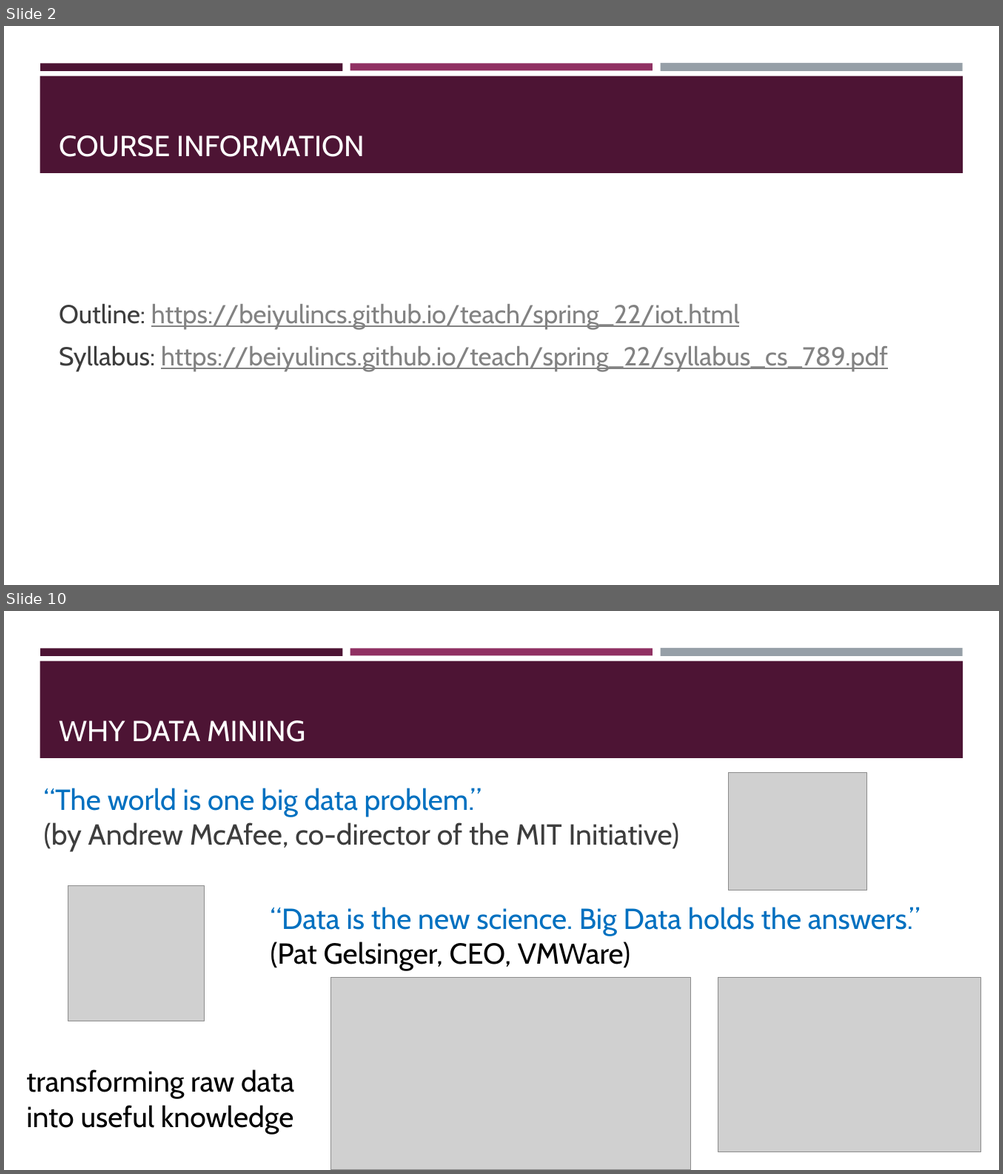
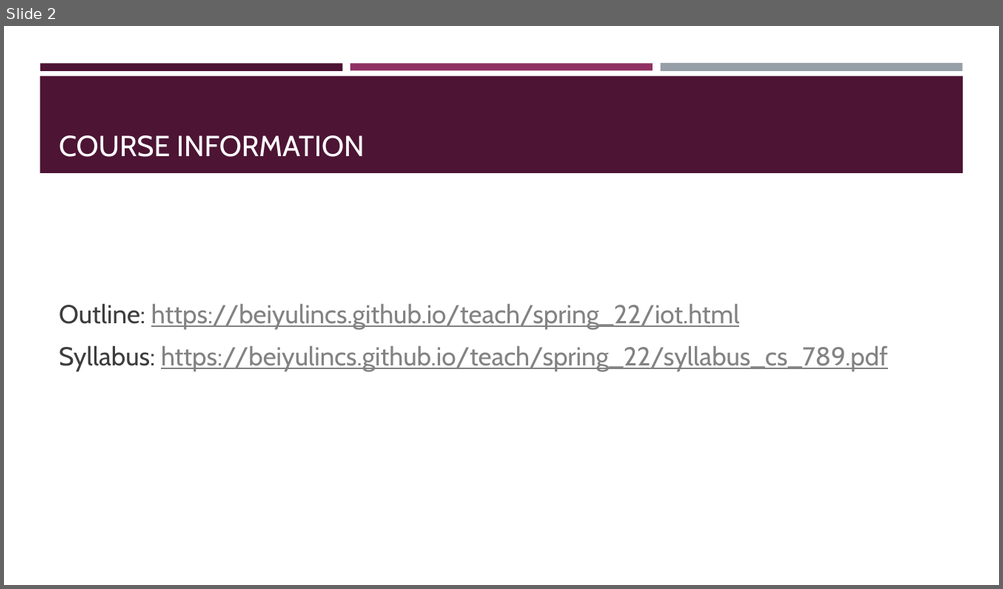
Before and after one commit to BeiyuLinCS/beiyulin.github.io, a slide deck: teach/fall_21/slides/ds_1.pptx. Shown one above the other, each under a label of ours: slides 2 and 10 before the commit, slide 2 after it; the slides between them are not shown. The pictures are 1003x1174 and 1003x589 pixels, drawn with LibreOffice and Linux fonts; fonts in the diff are those of the drawing; grey boxes stand for pictures. Boxes give left, top, right and bottom in pixels: in the first picture for what was removed or moved away, otherwise in the second. Text is boxed around its words. In the diff, an @@ line names an element or a change of style, - is before the commit and + after.

```diff
--- a/teach/fall_21/slides/ds_1.pptx
+++ b/teach/fall_21/slides/ds_1.pptx
@@ slide 10 removed at box(4, 611, 999, 1170), background #FFFFFF; not listed: 4 template elements that a slide beside it also shows @@
@@ title removed at box(59, 721, 305, 742) @@
-WHY DATA MINING
@@ text removed at box(44, 788, 679, 852) @@
-“The world is one big data problem.”
-(by Andrew McAfee, co-director of the MIT Initiative)
@@ picture removed at box(728, 773, 868, 891) @@
@@ picture removed at box(68, 886, 205, 1022) @@
@@ text removed at box(270, 907, 919, 971) @@
-“Data is the new science. Big Data holds the answers.” (Pat Gelsinger, CEO, VMWare)
@@ picture removed at box(331, 977, 691, 1170) @@
@@ picture removed at box(718, 977, 981, 1152) @@
@@ text removed at box(26, 1070, 294, 1134) @@
-transforming raw data into useful knowledge
```
Also in this commit, not shown: 3 slides changed, 4 slides added, 15 other slides removed, 7 other files.
